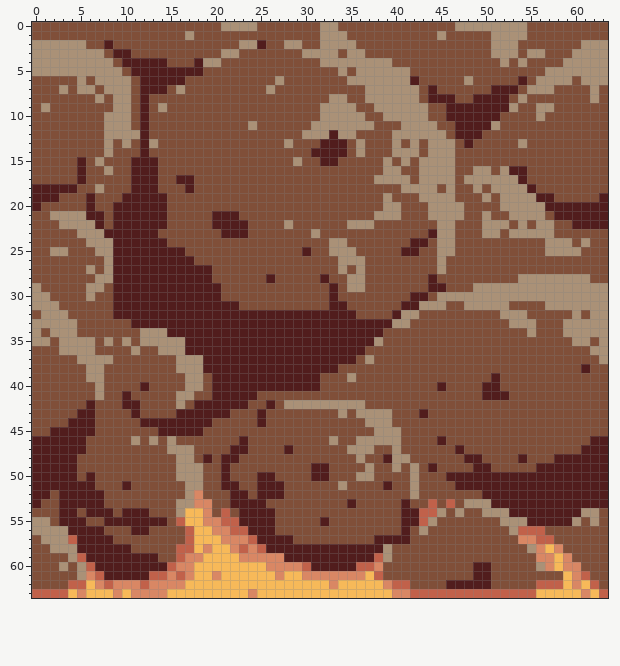
Pixel-art sprite, stored at Assets/Materials/Textures/sandywall.png. The first picture shows the starting point.
The file is 64x64 pixels.
After the commit:
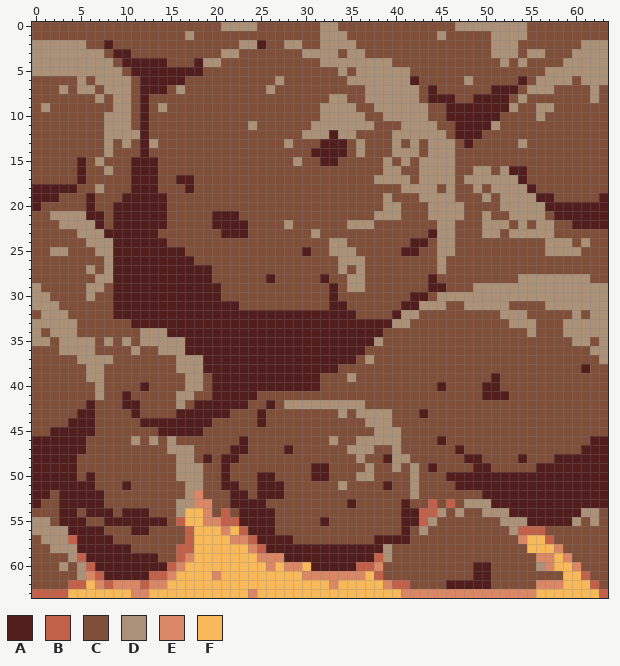
Palette (. is transparent): A #511d1d  B #c1614a  C #804f39  D #aa9177  E #d98764  F #f7b959
What changed:
Colour B becomes colour E in row 62 at x 56 to 58; in row 63 at x 42 to 55.
Colour B becomes colour F in row 56 at x 22; in row 57 at x 56; in row 58 at x 23; in row 60 at x 30; in row 61 at x 16.
Colour D becomes colour F in row 58 at x 55.
Colour E becomes colour F in row 56 at x 20; in row 57 at x 21 and 55; in row 58 at x 19, 22 and 56; in row 59 at x 18 and 23 to 24; in row 60 at x 17, 27 and 59; in row 61 at x 17, 27 and 60.
Colour E becomes colour F in row 62 at x 15 to 16 and 60; in row 63 at x 5, 9, 13 to 14, 40 and 61.
Boxes around the changes in both pictures, in picture pixels (x1, y1, x2, y2):
changed: (113, 526, 311, 598)
changed: (392, 535, 590, 598)
changed: (77, 589, 86, 598)
